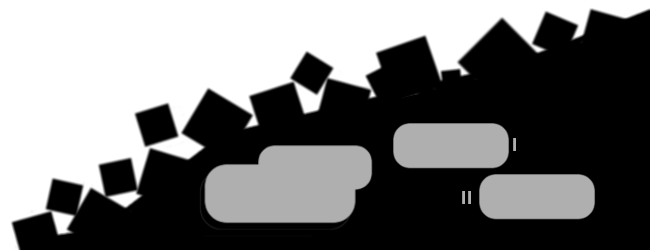
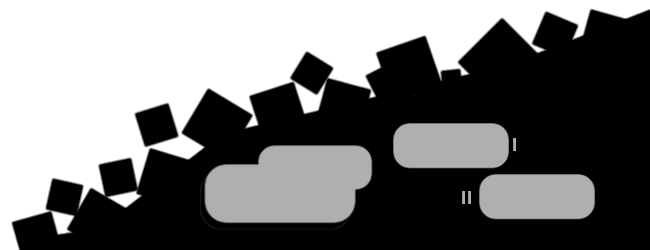
Layered file, before and after one edit (650 × 250). Changes by layer:
painted on "SmallRocks" over left=44, top=10, right=580, bottom=218
painted on "Rocks" over left=10, top=8, right=643, bottom=250
painted on "Arrière-plan" over left=35, top=8, right=650, bottom=236
painted on "Outline" over left=14, top=8, right=650, bottom=250
